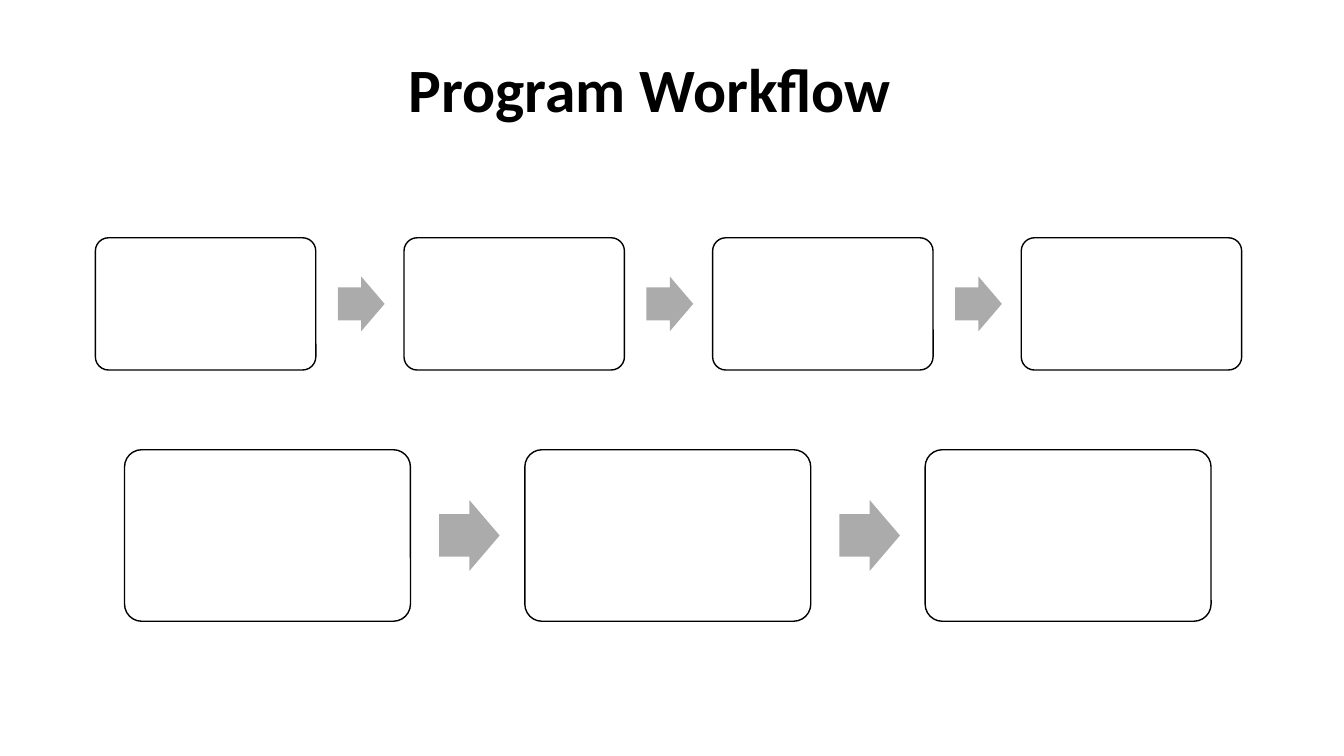
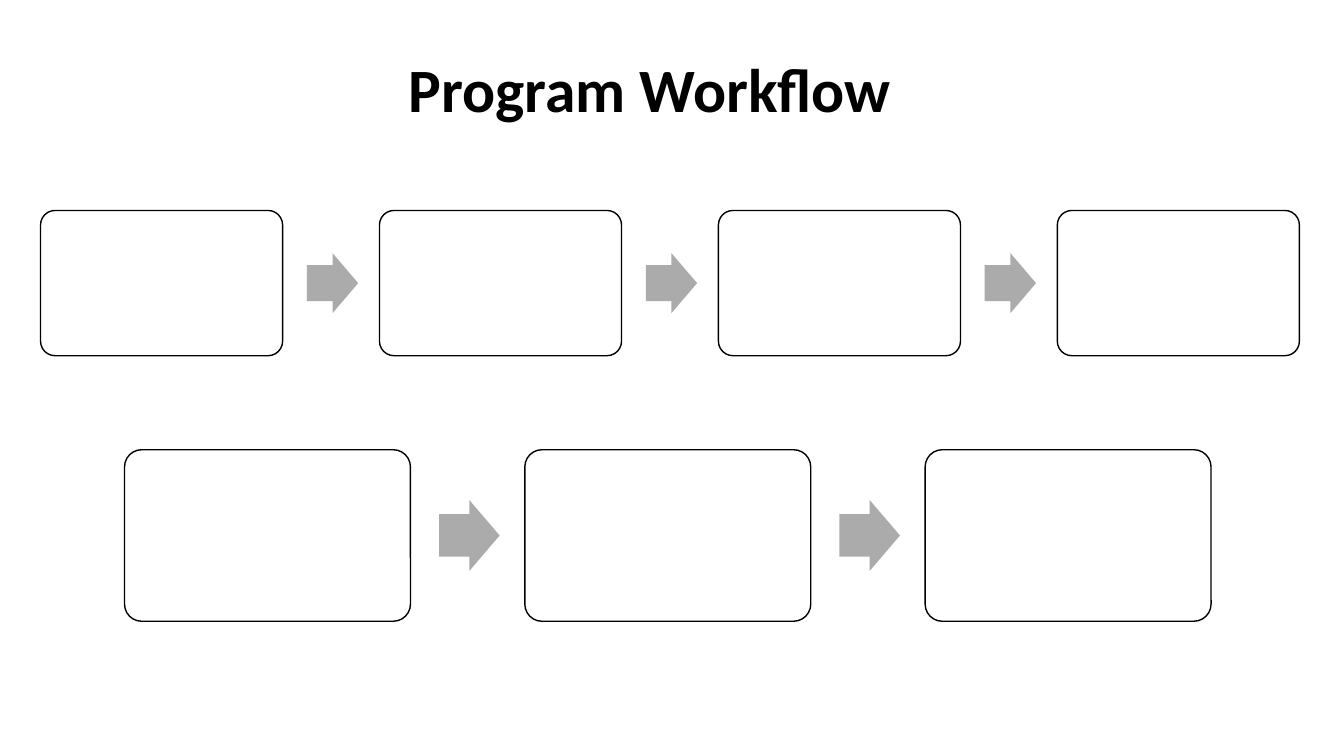
Before and after one commit to AdamRauff/Osteocyte-Lacunae-Segmentation-Project, a slide deck: slide 1 of Workflow chart.pptx. Drawn at 1344x756 pixels with LibreOffice and Linux fonts; fonts in the diff are those of the drawing. Boxes give left, top, right and bottom in pixels: in the first picture for what was removed or moved away, otherwise in the second. Text is boxed around its words. In the diff, an @@ line names an element or a change of style, - is before the commit and + after.

```diff
--- a/Workflow chart.pptx
+++ b/Workflow chart.pptx
@@ rounded rectangle: place and size @@
-rounded rectangle at box(96, 238, 317, 370)
+rounded rectangle at box(40, 211, 282, 356)
@@ rounded rectangle: place and size @@
-rounded rectangle at box(404, 238, 625, 370)
+rounded rectangle at box(379, 211, 621, 356)
@@ rounded rectangle: place and size @@
-rounded rectangle at box(713, 238, 934, 370)
+rounded rectangle at box(719, 211, 961, 356)
@@ rounded rectangle: place and size @@
-rounded rectangle at box(1021, 238, 1242, 370)
+rounded rectangle at box(1058, 211, 1300, 356)
@@ right arrow: place and size @@
-right arrow at box(338, 276, 384, 331)
+right arrow at box(307, 253, 358, 314)
@@ right arrow: place and size @@
-right arrow at box(646, 276, 693, 331)
+right arrow at box(646, 253, 698, 314)
@@ right arrow: place and size @@
-right arrow at box(956, 276, 1002, 331)
+right arrow at box(985, 253, 1036, 314)
```
Also in this commit, not shown: 1 other file.
